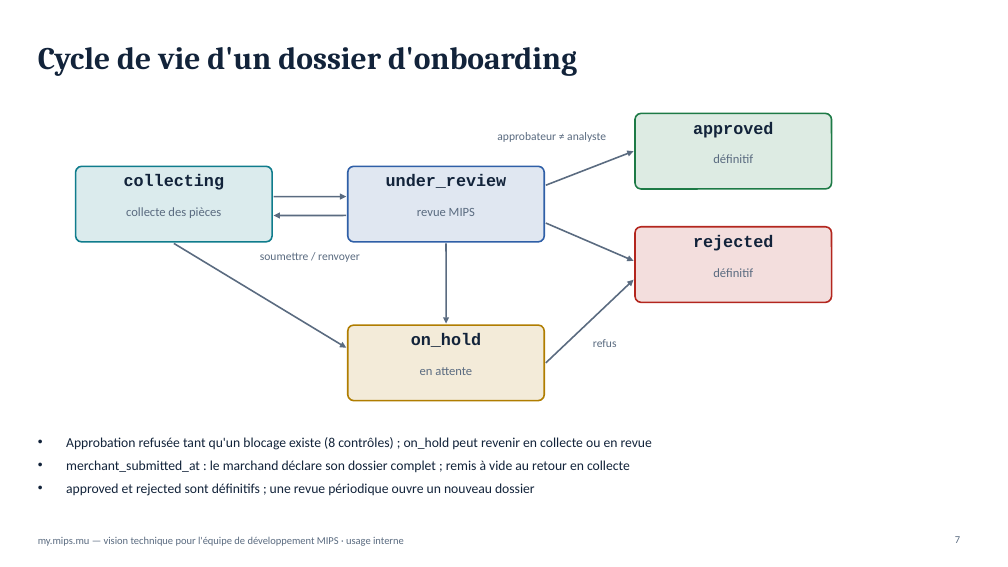
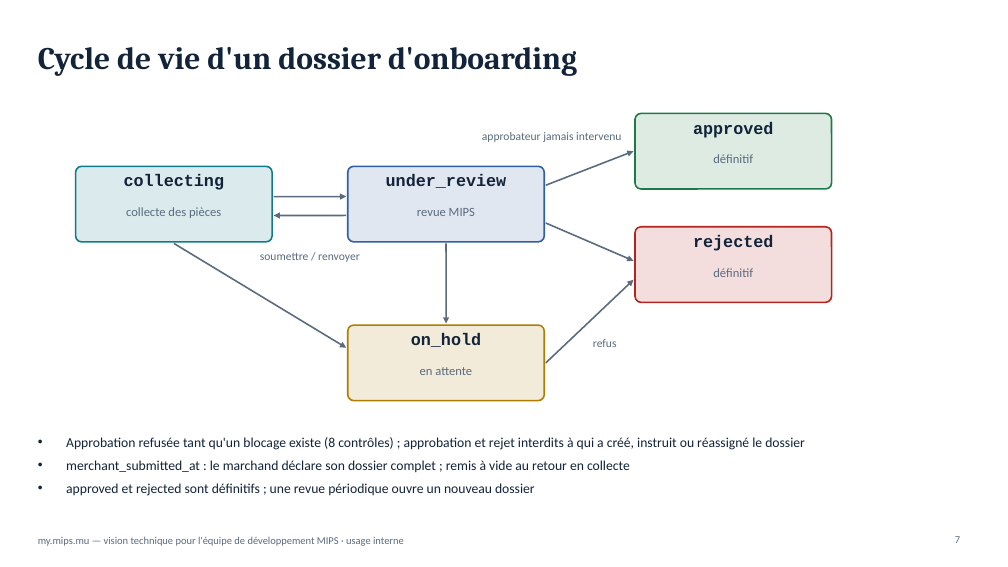
Before and after one commit to fmassonmips/mips-platform, a slide deck: slide 7 of outputs/recap/MIPS-vision-developpeurs.pptx. Drawn at 1008x567 pixels with LibreOffice and Linux fonts; fonts in the diff are those of the drawing. Boxes give left, top, right and bottom in pixels: in the first picture for what was removed or moved away, otherwise in the second. Text is boxed around its words. In the diff, an @@ line names an element or a change of style, - is before the commit and + after.

```diff
--- a/outputs/recap/MIPS-vision-developpeurs.pptx
+++ b/outputs/recap/MIPS-vision-developpeurs.pptx
@@ text at [482, 132, 621, 142]: text changed @@
-approbateur ≠ analyste
+approbateur jamais intervenu
@@ text at [66, 437, 805, 450]: text changed @@
-• Approbation refusée tant qu'un blocage existe (8 contrôles) ; on_hold peut revenir en collecte ou en revue
+• Approbation refusée tant qu'un blocage existe (8 contrôles) ; approbation et rejet interdits à qui a créé, instruit ou réassigné le dossier
```
